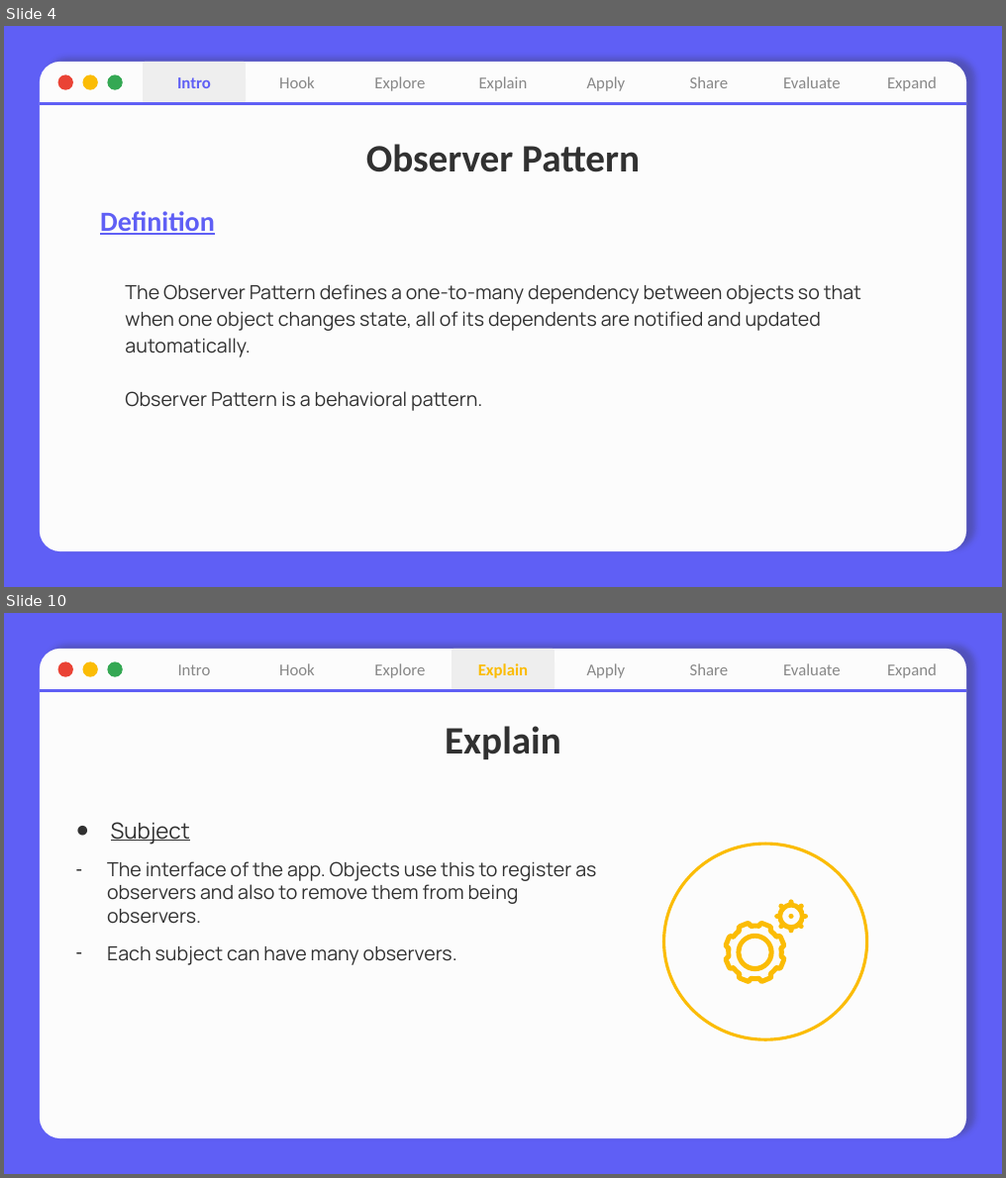
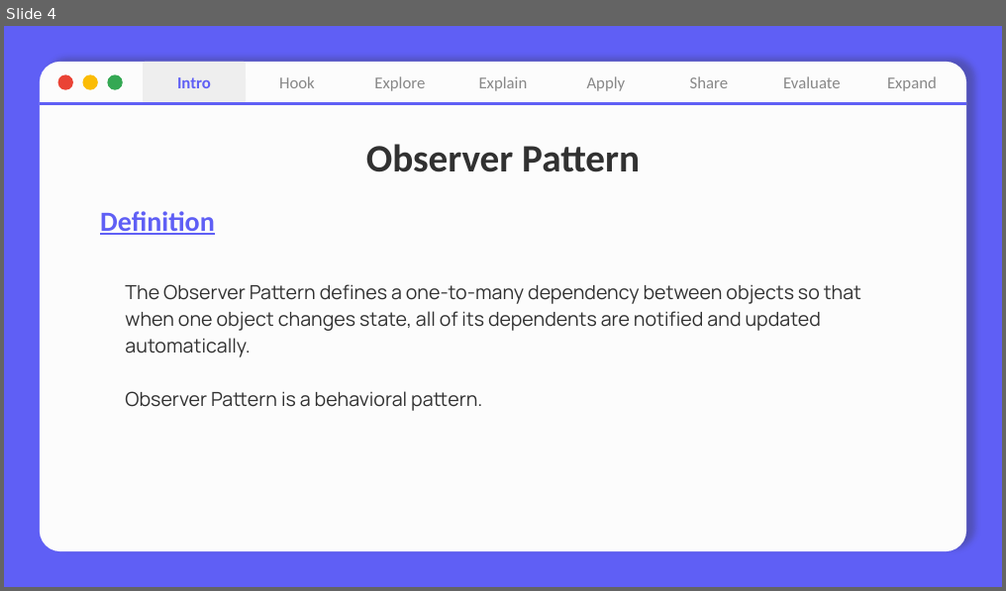
Before and after one commit to nhuhuynh1508/Design-Patterns, a slide deck: Observer Pattern/Observer Pattern.pptx. Shown one above the other, each under a label of ours: slides 4 and 10 before the commit, slide 4 after it; the slides between them are not shown. The pictures are 1006x1178 and 1006x591 pixels, drawn with LibreOffice and Linux fonts; fonts in the diff are those of the drawing. Boxes give left, top, right and bottom in pixels: in the first picture for what was removed or moved away, otherwise in the second. Text is boxed around its words. In the diff, an @@ line names an element or a change of style, - is before the commit and + after.

```diff
--- a/Observer Pattern/Observer Pattern.pptx
+++ b/Observer Pattern/Observer Pattern.pptx
@@ slide 10 removed at (4, 613, 1002, 1174), background #5F5FF5; not listed: 1 template element that a slide beside it also shows @@
@@ ellipse removed at (57, 662, 73, 677) @@
@@ ellipse removed at (83, 662, 98, 677) @@
@@ ellipse removed at (108, 662, 123, 677) @@
@@ rounded rectangle removed at (143, 649, 246, 691) @@
-Intro
@@ rounded rectangle removed at (246, 649, 349, 691) @@
-Hook
@@ rounded rectangle removed at (349, 649, 451, 691) @@
-Explore
@@ rounded rectangle removed at (451, 649, 553, 691) @@
-Explain
@@ rounded rectangle removed at (554, 649, 657, 691) @@
-Apply
@@ rounded rectangle removed at (657, 649, 760, 691) @@
-Share
@@ rounded rectangle removed at (760, 649, 863, 691) @@
-Evaluate
@@ round rect removed at (863, 649, 966, 691) @@
-Expand
@@ line removed from (40, 691) to (966, 691) @@
@@ title removed at (445, 726, 561, 760) @@
-Explain
@@ text removed at (107, 822, 596, 965) @@
-● Subject
-– The interface of the app. Objects use this to register as observers and also to remove them from being observers.
-– Each subject can have many observers.
@@ ellipse removed at (663, 844, 866, 1040) @@
@@ group removed at (723, 899, 807, 984): 12 freeform shapes @@
```
Also in this commit, not shown: 5 slides changed, 5 other slides removed, 6 other files.
